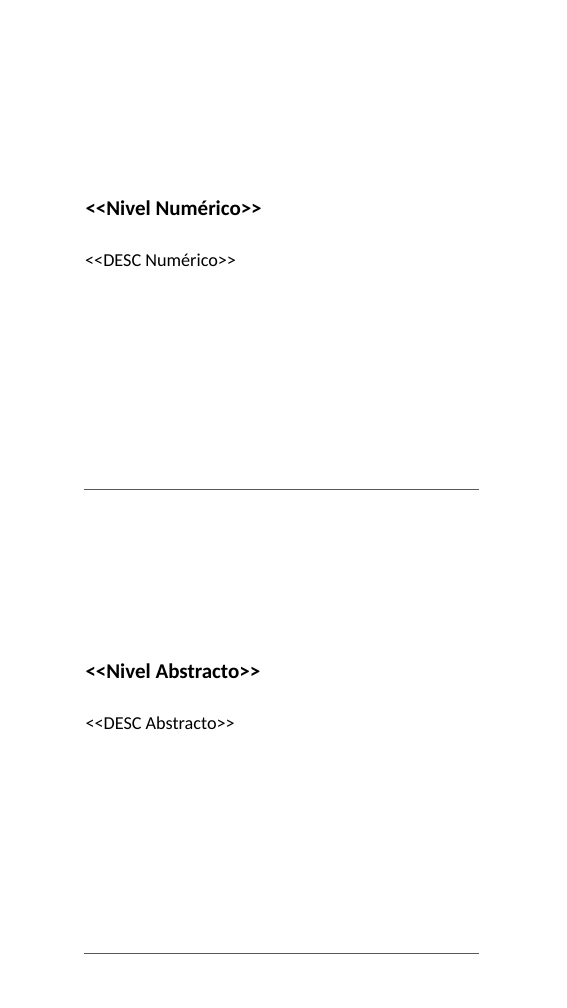
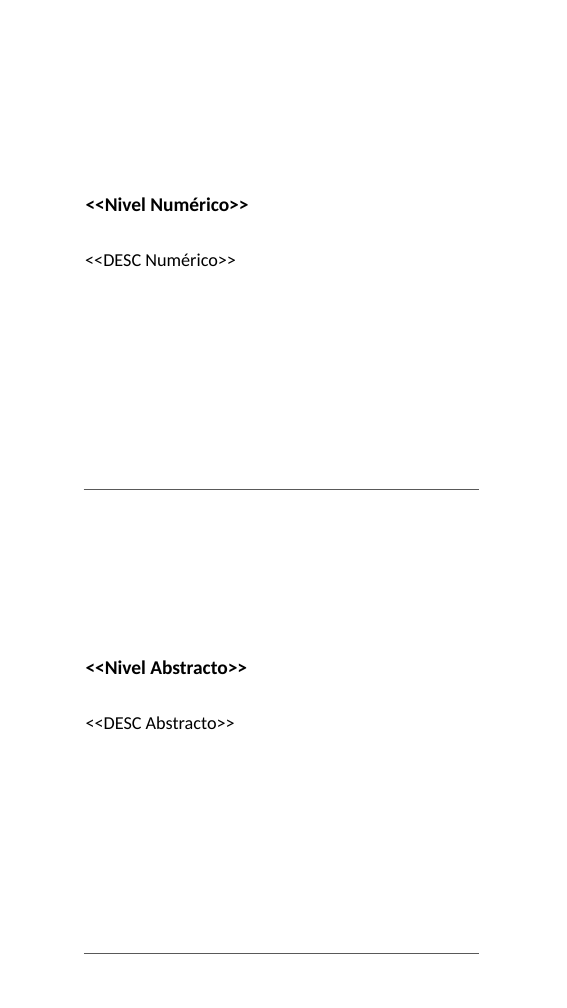
Before and after one commit to gero-educacion/reportgen, a slide deck: slide 38 of assets/Template_Autoconocimiento 2.0 (completo).pptx. Drawn at 567x1008 pixels with LibreOffice and Linux fonts; fonts in the diff are those of the drawing; background and template pictures are left out. Boxes give left, top, right and bottom in pixels: in the first picture for what was removed or moved away, otherwise in the second. Text is boxed around its words. In the diff, an @@ line names an element or a change of style, - is before the commit and + after.

```diff
--- a/assets/Template_Autoconocimiento 2.0 (completo).pptx
+++ b/assets/Template_Autoconocimiento 2.0 (completo).pptx
@@ text "<<Nivel Numérico>>" at (86, 197, 248, 211): size 30 to 27.8 pt; line spacing 1.15 to 1.05 @@
@@ text "<<Nivel Abstracto>>" at (86, 660, 247, 674): size 30 to 27.8 pt; line spacing 1.15 to 1.05 @@
```
Also in this commit, not shown: 2 other slides changed, 8 other files.
